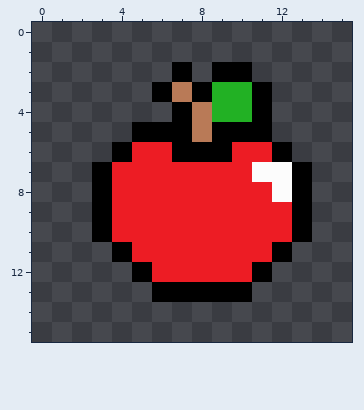
File history of a pixel-art sprite, static/item/apple.png. Above is the file before it was changed.
The file is 16x16 pixels.
New version:
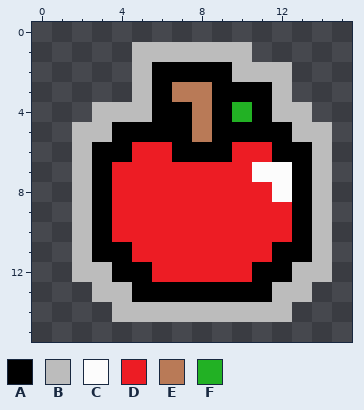
Palette (. is transparent): A #000000  B #bcbcbc  C #fcfcfc  D #ed1c24  E #b97a57  F #22b124
The exact change:
y 1: x 5..10 ...... -> BBBBBB
y 2: x 5..6 .. -> BA; x 8 . -> A; x 10..12 A.. -> BBB
y 3: x 5 . -> B; x 8..10 AFF -> EAA; x 12 . -> B
y 4: x 3..6 .... -> BBBA; x 9 F -> A; x 12..13 .. -> BB
y 5: x 2..4 ... -> BBA; x 12..14 ... -> ABB
y 6: x 2..3 .. -> BA; x 13..14 .. -> AB
y 7..10: x 2 . -> B; x 14 . -> B
y 11: x 2..3 .. -> BA; x 13..14 .. -> AB
y 12: x 2..4 ... -> BBA; x 12..14 ... -> ABB
y 13: x 3..5 ... -> BBA; x 11..13 ... -> ABB
y 14: x 4..12 ......... -> BBBBBBBBB
Pixel boxes of the changes (left, top, right, bottom) in both pictures:
changed: (72, 42, 332, 322)
